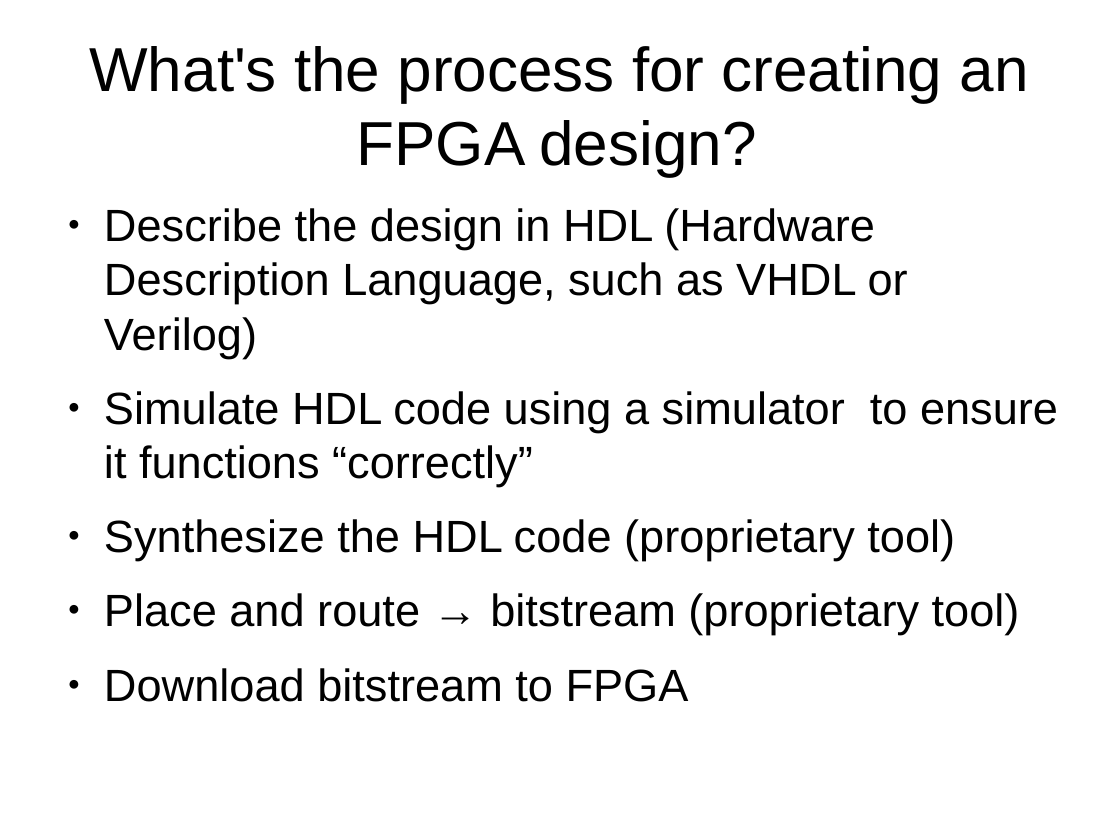
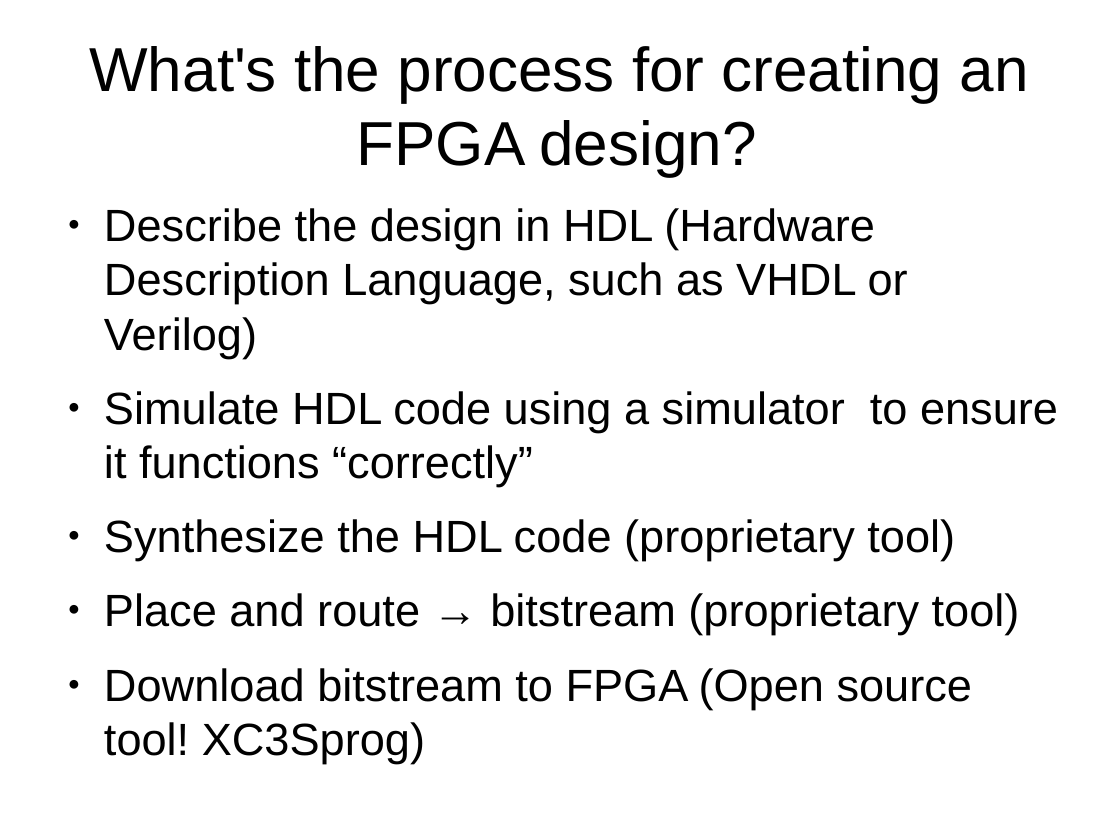
Before and after one commit to philtomson/fpga_pres, a slide deck: slide 15 of fpga_pres.odp. Drawn at 1120x840 pixels with LibreOffice and Linux fonts; fonts in the diff are those of the drawing. Boxes give left, top, right and bottom in pixels: in the first picture for what was removed or moved away, otherwise in the second. Text is boxed around its words. In the diff, an @@ line names an element or a change of style, - is before the commit and + after.

```diff
--- a/fpga_pres.odp
+++ b/fpga_pres.odp
@@ text at (104, 668, 973, 763): text changed @@
-● Download bitstream to FPGA
+● Download bitstream to FPGA (Open source tool! XC3Sprog)
```
Also in this commit, not shown: 4 other slides changed, 1 slide added.
